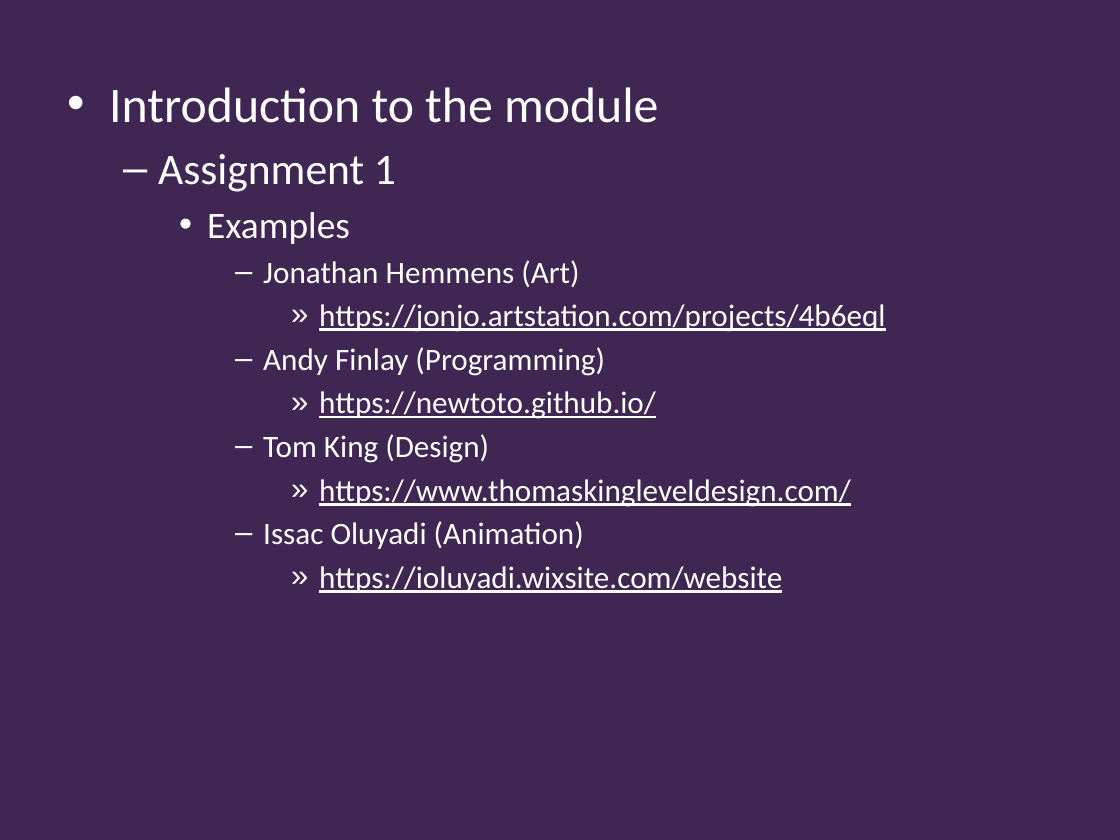
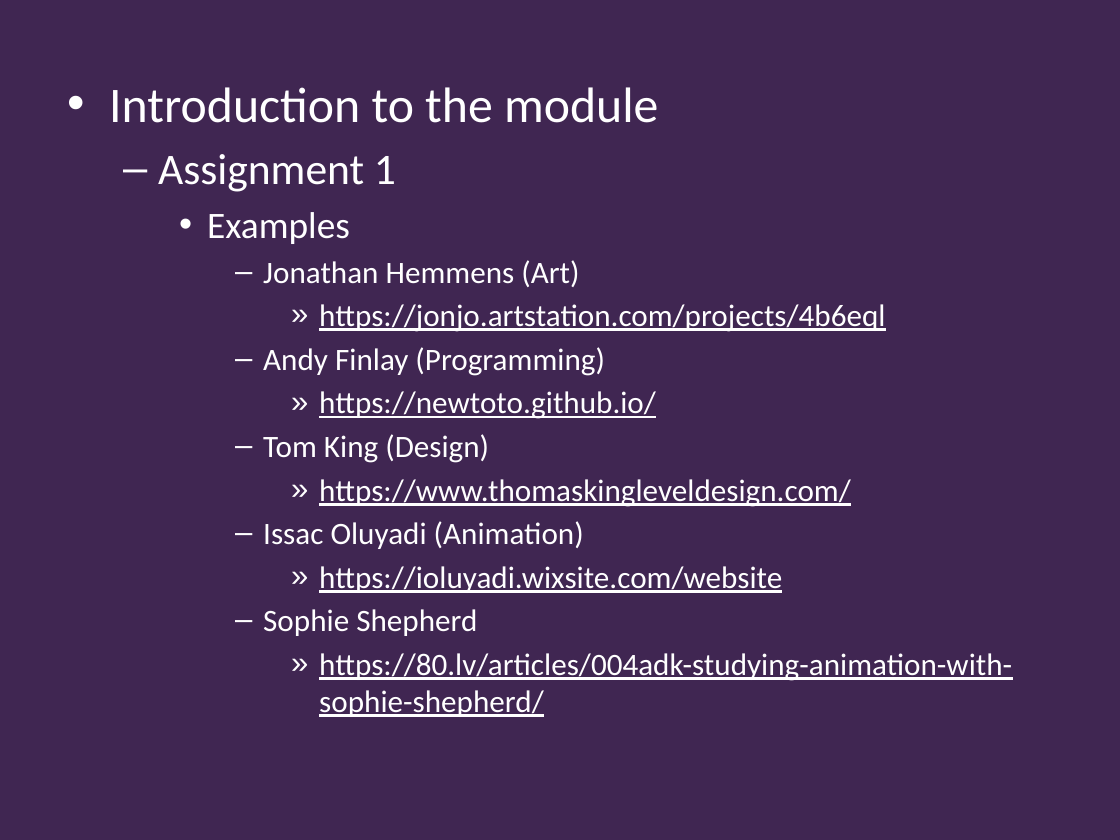
Before and after one commit to Falmouth-Games-Academy/ba-course-materials, a slide deck: slide 10 of GAM340/01/GAM340_01_lecture.pptx. Drawn at 1120x840 pixels with LibreOffice and Linux fonts; fonts in the diff are those of the drawing; background and template pictures are left out. Boxes give left, top, right and bottom in pixels: in the first picture for what was removed or moved away, otherwise in the second. Text is boxed around its words. In the diff, an @@ line names an element or a change of style, - is before the commit and + after.

```diff
--- a/GAM340/01/GAM340_01_lecture.pptx
+++ b/GAM340/01/GAM340_01_lecture.pptx
@@ text at box(263, 609, 1012, 717): paragraphs added @@
+      – Sophie Shepherd
+        » https://80.lv/articles/004adk-studying-animation-with-sophie-shepherd/
```
Also in this commit, not shown: 1 other file.
